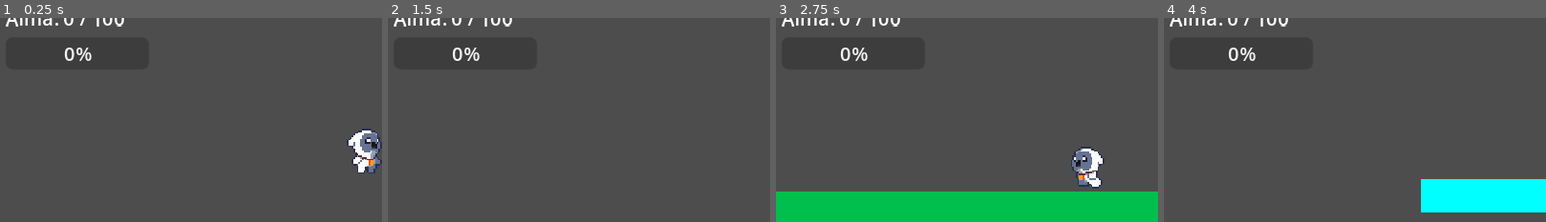
Above: before the commit, frames 1-4 (left to right).
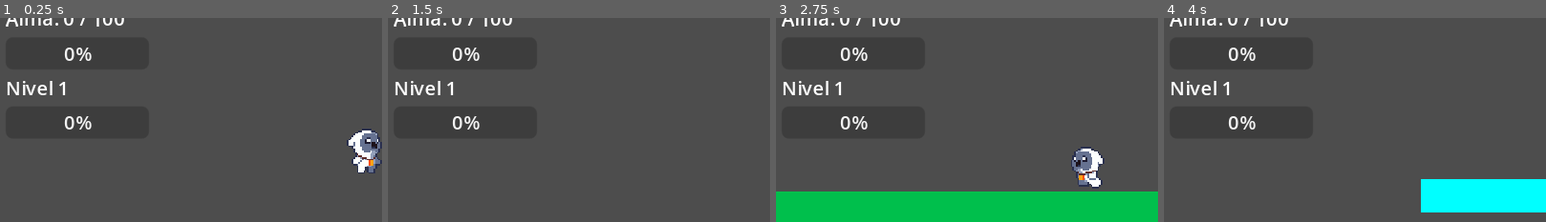
Above: after the commit, the same moments.

Repository: matbloxoficial-dev/world-corrupted
Game: Godot game, scene res://scenes/levels/nivel_prueba.tscn
Two runs of this game, one before a commit and one after it. Both use one fixed random seed, a clock stepped at 60 frames per second and the inputs below. The project has no main scene, so this scene is started directly.
Inputs (mouse positions are % of the whole screen's width and height, from its top left):
- Up to frame 1 (0.25 s): no input
- Up to frame 2 (1.5 s): move the mouse to (72, 42) at 0.52 s; hold D (move_right) from 0.53 s (still down); click (72, 42) at 0.6 s; tap Space (jump) at 0.77 s; move the mouse to (30, 53) at 1.27 s; tap Shift (dash) at 1.35 s
- Up to frame 3 (2.75 s): tap Space (jump) at 1.52 s; move the mouse to (60, 24) at 2.02 s; release D (move_right) at 2.03 s; hold A (move_left) from 2.03 s (still down); right-click (60, 24) at 2.1 s
- Up to frame 4 (4 s): move the mouse to (45, 68) at 2.77 s; release A (move_left) at 2.78 s; hold D (move_right) from 2.78 s (still down); tap E (use_essence) at 2.85 s; tap Space (jump) at 3.02, 3.77 s; move the mouse to (80, 63) at 3.52 s; click (80, 63) at 3.6 s
The pictures show only the part of the screen within x 2-52%, y 20-70%; the shares and areas given below are measured in that part.

The runs differ from the first frame. In frame 1, 0.7% of the frame differs, in the area x 2-32%, y 3-55%; in frame 2, 0.7%; in frame 3, 0.7%; in frame 4, 0.7%.

Commit message:
HUD completo - barras de HP, alma, EXP y nivel

Diff:
--- a/scenes/player/tekaya.tscn
+++ b/scenes/player/tekaya.tscn
@@ -343,6 +343,8 @@
 scale = Vector2(2, 2)
 sprite_frames = SubResource("SpriteFrames_285vb")
 animation = &"hurt"
+frame = 3
+frame_progress = 1.0
 
 [node name="CollisionShape2D" type="CollisionShape2D" parent="."]
 position = Vector2(-4, 6)
--- a/scenes/ui/hud.tscn
+++ b/scenes/ui/hud.tscn
@@ -30,3 +30,10 @@
 
 [node name="BarraAlma" type="ProgressBar" parent="MarginContainer/VBoxContainer"]
 layout_mode = 2
+
+[node name="LabelNivel" type="Label" parent="MarginContainer/VBoxContainer"]
+layout_mode = 2
+text = "Nivel 1"
+
+[node name="BarraEXP" type="ProgressBar" parent="MarginContainer/VBoxContainer"]
+layout_mode = 2
--- a/scripts/hud.gd
+++ b/scripts/hud.gd
@@ -9,3 +9,8 @@
 	$MarginContainer/VBoxContainer/BarraAlma.max_value = alma_maxima
 	$MarginContainer/VBoxContainer/BarraAlma.value = alma_actual
 	$MarginContainer/VBoxContainer/LabelAlma.text = "Alma: " + str(alma_actual) + " / " + str(alma_maxima)
+
+func actualizar_exp(exp_actual: int, exp_necesaria: int, nivel_actual: int) -> void:
+	$MarginContainer/VBoxContainer/BarraEXP.max_value = exp_necesaria
+	$MarginContainer/VBoxContainer/BarraEXP.value = exp_actual
+	$MarginContainer/VBoxContainer/LabelNivel.text = "Nivel " + str(nivel_actual)
--- a/scripts/tekaya.gd
+++ b/scripts/tekaya.gd
@@ -273,6 +273,9 @@
 
 
 func _ready() -> void:
+	if hud:
+		hud.actualizar_hp(hp, MAX_HP)
+		hud.actualizar_exp(exp, EXP_POR_NIVEL[nivel], nivel)
 	hp = MAX_HP
 	hud = get_tree().get_first_node_in_group("hud")
 
@@ -287,6 +290,9 @@
 func ganar_exp(cantidad: int) -> void:
 	exp += cantidad
 	print("EXP: ", exp, " / ", EXP_POR_NIVEL[nivel])
+
+	if hud:
+		hud.actualizar_exp(exp, EXP_POR_NIVEL[nivel], nivel)
 
 	if nivel < 20 and exp >= EXP_POR_NIVEL[nivel]:
 		_subir_nivel()
@@ -297,11 +303,11 @@
 	var hp_bonus = 20
 	MAX_HP += hp_bonus
 	hp = MAX_HP
-
 	print("NIVEL ", nivel)
 
 	if hud:
 		hud.actualizar_hp(hp, MAX_HP)
+		hud.actualizar_exp(0, EXP_POR_NIVEL[nivel], nivel)
 
 
 func agregar_corrupcion(cantidad: int) -> void:
